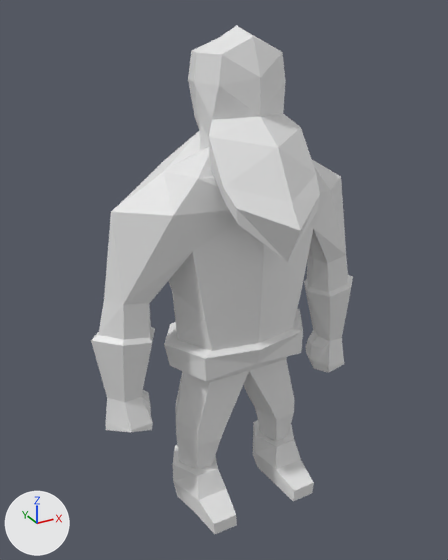
Two versions of the Blender file Animations/WarriorPunch.blend, one commit apart.
Before and after are seen from a 50 mm camera at (-5.38, -9.08, 9.22) aimed at (-0.41, -0.04, 4.7). Lighting does not change. The marker at lower left points along +X, +Y and +Z.
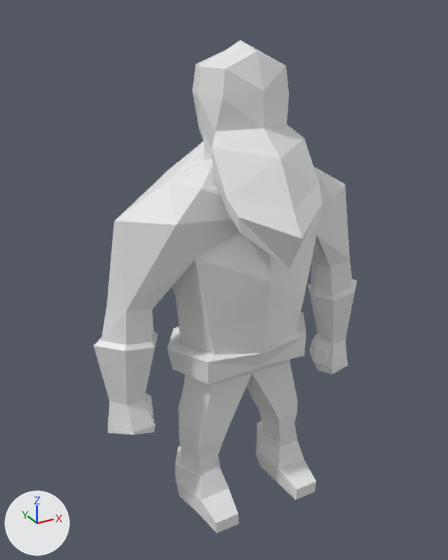
Boxes (x1, y1, x2, y2) around the edits, measured in the pictures (448 x 560 px):
'Cube.004', reshaped, rescaled: before (91, 26, 353, 534); after (94, 40, 357, 533)

What the commit changed:
me_cube_007 is used by ob_cube_004; location (0.0, 0.0, 0.0); scale (0.667, 0.667, 0.667).
me_cube_007 had 305 vertices, 638 faces and spanned x -4.33..4.18, y -2.69..1.61, z -0.09..13.43.
me_cube_007 now has 305 vertices, 638 faces and spans x -2.88..2.82, y -1.82..0.98, z 0.01..8.74.
me_cube_007 part 1: 305 of 305 vertices moved; they spanned x -4.33..4.18, y -2.69..1.61, z -0.09..13.43 and now span x -2.88..2.82, y -1.82..0.98, z 0.01..8.74; mean shift (0.04, -0.13, -1.89); largest move (-0.07, 0.31, 13.43) -> (-0.03, 0.1, 8.74).
Object 'Cube.004' (ob_cube_004) is rescaled from (0.667, 0.667, 0.667) to (1.0, 1.0, 1.0).
